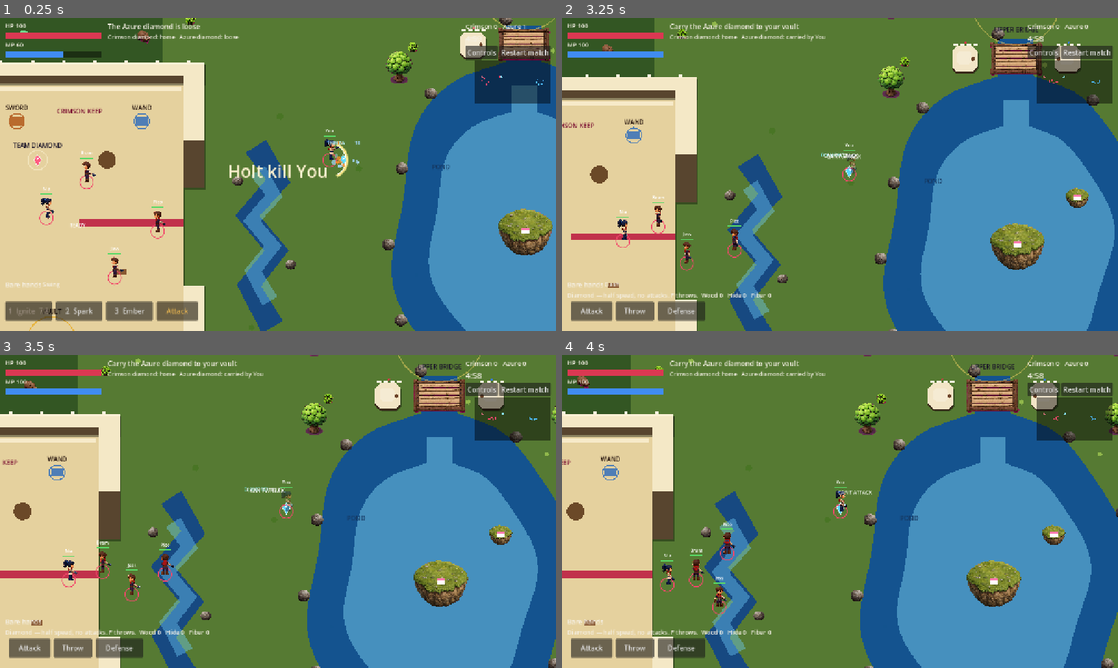
Above: before the commit, frames 1-4 (two rows, left to right).
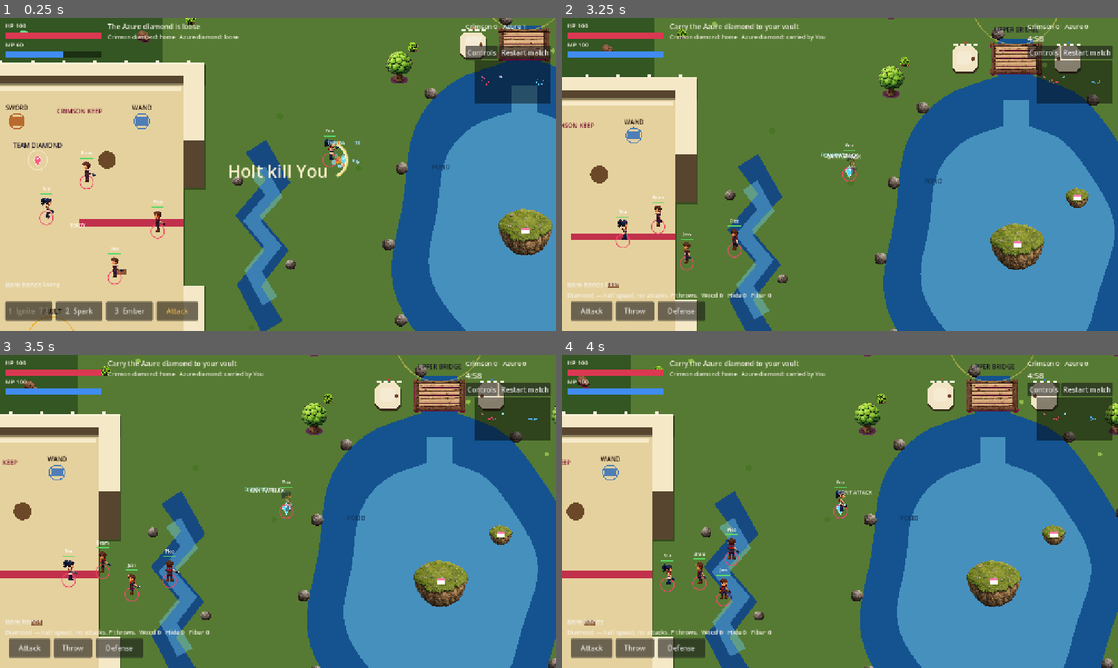
Above: after the commit, the same moments.

Repository: thomakhy025-code/black-forest-godot
Game: Godot game, scene res://scenes/smoke.tscn
Two runs of this game, one before a commit and one after it. Both use one fixed random seed, a clock stepped at 60 frames per second and the inputs below. This scene is started directly instead of the project's main scene.
Inputs (mouse positions are in pixels of both pictures, inside the frame that each line leads up to):
- Up to frame 1 (0.25 s): no input
- Up to frame 2 (3.25 s): click "Restart match" at 0.5 s; click "Restart match" at 1.25 s; click "Restart match" at 2 s; tap Enter at 2.75 s; move the mouse to (962, 158) at 2.77 s; hold D (move_right) from 2.78 s (still down); tap J (attack) at 2.85 s; click (962, 158) at 2.92 s; tap Space (hop) at 3.02 s
- Up to frame 3 (3.5 s): keep holding D (move_right)
- Up to frame 4 (4 s): release D (move_right) at 3.5 s; drag from (728, 527) to (845, 511) at 3.52 s

Frames 1-2 are identical in both runs. In frame 3, 0.2% of the frame differs, in the area x 28-96%, y 19-75%; in frame 4, 0.6%, in the area x 22-96%, y 19-83%.

Commit message:
Send robots around the wall and through the gate so they finish gathering instead of pacing in place.
Co-authored-by: Cursor <cursoragent@cursor.com>

Diff:
--- a/scripts/balance.gd
+++ b/scripts/balance.gd
@@ -127,7 +127,9 @@
 	"isleW": Vector2(38, 24), "isle": Vector2(44.1, 25.2), "isleE": Vector2(50, 26),
 	"sW": Vector2(31, 42.6), "bridgeSW": Vector2(38, 42.6), "bridgeS": Vector2(44, 38.9),
 	"bridgeSE": Vector2(50, 42.6), "sE": Vector2(57, 42.6),
-	"eOut": Vector2(63, 25.5), "eIn": Vector2(74, 25.5), "eDia": Vector2(79, 20), "eVault": Vector2(78, 33)
+	"eOut": Vector2(63, 25.5), "eIn": Vector2(74, 25.5), "eDia": Vector2(79, 20), "eVault": Vector2(78, 33),
+	"eN": Vector2(74, 9.1), "eNE": Vector2(86, 11), "eBack": Vector2(86, 25.5),
+	"eSE": Vector2(86, 39.2), "eS": Vector2(74, 42.6)
 }
 
 const GRAPH := {
@@ -135,9 +137,11 @@
 	"wIn": ["wDia", "wVault", "wOut"],
 	"wOut": ["wIn", "nW", "sW", "isleW"],
 	"nW": ["wOut", "bridgeNW"], "bridgeNW": ["nW", "bridgeN"], "bridgeN": ["bridgeNW", "bridgeNE"],
-	"bridgeNE": ["bridgeN", "nE"], "nE": ["bridgeNE", "eOut"],
+	"bridgeNE": ["bridgeN", "nE"], "nE": ["bridgeNE", "eOut", "eN"],
 	"sW": ["wOut", "bridgeSW"], "bridgeSW": ["sW", "bridgeS"], "bridgeS": ["bridgeSW", "bridgeSE"],
-	"bridgeSE": ["bridgeS", "sE"], "sE": ["bridgeSE", "eOut"],
+	"bridgeSE": ["bridgeS", "sE"], "sE": ["bridgeSE", "eOut", "eS"],
+	"eN": ["nE", "eNE"], "eNE": ["eN", "eBack"], "eBack": ["eNE", "eSE"],
+	"eSE": ["eBack", "eS"], "eS": ["eSE", "sE"],
 	"isleW": ["wOut", "isle"], "isle": ["isleW", "isleE"], "isleE": ["isle", "eOut"],
 	"eOut": ["nE", "sE", "isleE", "eIn"],
 	"eIn": ["eOut", "eDia", "eVault"],
--- a/scripts/match.gd
+++ b/scripts/match.gd
@@ -477,6 +477,25 @@
 		if u.global_position.distance_to(gate) > 0.85:
 			u.bot_corner = ""
 			return gate
+	if not _inside_yard(u.global_position, u.team) and _inside_yard(goal, u.team):
+		var gate_in := _yard_exit(u.team)
+		var hub := _yard_hub(u.team)
+		if u.global_position.distance_to(gate_in) > 2.2 and _walk_clear(u, gate_in):
+			u.bot_corner = ""
+			return gate_in
+		if _walk_clear(u, hub):
+			u.bot_corner = ""
+			return hub
+	if _inside_yard(u.global_position, u.team) and _inside_yard(goal, u.team):
+		# The outside path node is closer than the courtyard, so a fresh path
+		# turns a robot around in the doorway. Stay inside and walk to the goal.
+		u.bot_corner = ""
+		if _walk_clear(u, goal):
+			return goal
+		var hub := _yard_hub(u.team)
+		if u.global_position.distance_to(hub) > 0.8 and _walk_clear(u, hub):
+			return hub
+		return goal
 	if _walk_clear(u, goal):
 		u.bot_corner = ""
 		return goal
@@ -487,41 +506,73 @@
 		var start := _path_start(u)
 		path = Balance.astar(start, goal_id)
 		_steer[u.unit_id] = {"from": start, "to": goal_id, "path": path}
-		u.bot_corner = ""
+		if not path.has(str(u.bot_corner)):
+			u.bot_corner = ""
 	return _follow_path(u, path, goal)
 
 
 func drop_route(u) -> void:
 	_steer.erase(u.unit_id)
+
+
+func _follow_path(u, path: Array, goal: Vector2) -> Vector2:
+	# Stay on one corner until the bot is standing on it and can see the
+	# next one. Leaving early aims through the castle wall, the step fails,
+	# and the robot walks back to the previous corner.
+	if path.is_empty():
+		u.bot_corner = ""
+		return goal
+	var held := str(u.bot_corner)
+	if held == "" or not path.has(held):
+		var best_i := 0
+		var best_cost := 1.0e12
+		var found := false
+		for i in path.size():
+			var candidate: Vector2 = Balance.NODES[str(path[i])]
+			if not _walk_clear(u, candidate):
+				continue
+			var cost: float = u.global_position.distance_to(candidate) + candidate.distance_to(goal)
+			if cost < best_cost:
+				best_cost = cost
+				best_i = i
+				found = true
+		held = str(path[best_i]) if found else str(path[0])
+		u.bot_corner = held
+	var idx: int = path.find(held)
+	var here: Vector2 = Balance.NODES[held]
+	var next_at := here
+	var next_id := held
+	if idx + 1 < path.size():
+		next_id = str(path[idx + 1])
+		next_at = Balance.NODES[next_id]
+	var arrived: bool = u.global_position.distance_to(here) <= 0.7
+	if arrived and next_id != held and _walk_clear(u, next_at):
+		u.bot_corner = next_id
+		return next_at
+	if _walk_clear(u, here):
+		return here
 	u.bot_corner = ""
-
-
-func _follow_path(u, path: Array, goal: Vector2) -> Vector2:
-	var idx := 0
-	var held := str(u.bot_corner)
-	if held != "" and path.has(held):
-		idx = path.find(held)
-		var held_at: Vector2 = Balance.NODES[held]
-		if u.global_position.distance_to(held_at) > 1.2:
-			return held_at
-		idx = mini(idx + 1, path.size() - 1)
-	for i in range(idx, path.size()):
-		var id := str(path[i])
+	var fallback := ""
+	var fallback_cost := 1.0e12
+	for raw in path:
+		var id := str(raw)
 		var n: Vector2 = Balance.NODES[id]
-		if u.global_position.distance_to(n) < 1.2:
-			continue
-		if _walk_clear(u, n):
-			u.bot_corner = id
-			return n
+		if not _walk_clear(u, n):
+			continue
+		var cost: float = u.global_position.distance_to(n) + n.distance_to(goal)
+		if cost < fallback_cost:
+			fallback_cost = cost
+			fallback = id
+	if fallback != "":
+		u.bot_corner = fallback
+		return Balance.NODES[fallback]
 	if _inside_yard(goal, u.team) and not _inside_yard(u.global_position, u.team):
 		u.bot_corner = ""
 		return _outside_flank(u)
-	if idx < path.size():
-		var last := str(path[idx])
-		u.bot_corner = last
-		return Balance.NODES[last]
-	u.bot_corner = ""
-	return goal
+	if _walk_clear(u, goal):
+		u.bot_corner = ""
+		return goal
+	return here
 
 
 func _path_start(u) -> String:
@@ -575,19 +626,54 @@
 	var reach: float = Balance.FIST_RANGE + float(best.get("r", 0.35))
 	if u.global_position.distance_to(center) <= reach:
 		return u.global_position
-	var approach := Vector2.RIGHT if int(u.team) == 0 else Vector2.LEFT
-	return center + approach * clampf(reach * 0.82, 0.55, reach)
+	var gap := clampf(float(best.get("r", 0.35)) + 0.35, 0.55, reach)
+	var prefer := Vector2.RIGHT if int(u.team) == 0 else Vector2.LEFT
+	for side in [prefer, -prefer, Vector2.UP, Vector2.DOWN]:
+		var at: Vector2 = center + side * gap
+		if not blocked_circle(at, float(u.radius) * 0.85, int(u.team)):
+			return at
+	return center + prefer * gap
 
 
 func _walk_clear(u, goal: Vector2) -> bool:
-	if not los(u.global_position, goal, u.team):
+	var origin: Vector2 = u.global_position
+	if _cuts_wall(origin, goal, float(u.radius)):
 		return false
-	var a: Vector2 = u.global_position
-	var step: Vector2 = (goal - a) / 3.0
-	for i in 2:
-		if blocked_circle(a + step * float(i + 1), float(u.radius) * 0.9, u.team):
+	if not los(origin, goal, u.team):
+		return false
+	var step: Vector2 = (goal - origin) / 5.0
+	for i in 4:
+		if blocked_circle(origin + step * float(i + 1), float(u.radius), u.team):
 			return false
 	return true
+
+
+func _cuts_wall(a: Vector2, b: Vector2, radius: float) -> bool:
+	for w in walls:
+		if str(w.get("kind", "")) == "door" and float(w.get("hp", 0.0)) <= 0.0:
+			continue
+		var rect: Rect2 = w["rect"]
+		if _cuts_rect(a, b, rect.grow(radius)):
+			return true
+	return false
+
+
+func _cuts_rect(a: Vector2, b: Vector2, rect: Rect2) -> bool:
+	if rect.has_point(a) or rect.has_point(b):
+		return true
+	var p: Vector2 = rect.position
+	var q: Vector2 = rect.end
+	var top := Vector2(q.x, p.y)
+	var left := Vector2(p.x, q.y)
+	if Geometry2D.segment_intersects_segment(a, b, p, top) != null:
+		return true
+	if Geometry2D.segment_intersects_segment(a, b, top, q) != null:
+		return true
+	if Geometry2D.segment_intersects_segment(a, b, q, left) != null:
+		return true
+	if Geometry2D.segment_intersects_segment(a, b, left, p) != null:
+		return true
+	return false
 
 
 func _inside_yard(pos: Vector2, team: int) -> bool:
@@ -597,6 +683,10 @@
 
 func _yard_exit(team: int) -> Vector2:
 	return Vector2(22.8, 25.5) if team == 0 else Vector2(65.2, 25.5)
+
+
+func _yard_hub(team: int) -> Vector2:
+	return Vector2(14.0, 25.5) if team == 0 else Vector2(74.0, 25.5)
 
 
 func _node_seeing(goal: Vector2, team: int) -> String:
@@ -689,7 +779,8 @@
 		u.bot_stuck = false
 		return fresh
 	var lock = u.bot_lock
-	if not u.bot_stuck and lock is Dictionary and Supply.lock_ok(self, u, lock):
+	if lock is Dictionary and Supply.lock_ok(self, u, lock):
+		u.bot_stuck = false
 		return lock
 	u.bot_stuck = false
 	u.bot_lock = fresh
--- a/scripts/unit.gd
+++ b/scripts/unit.gd
@@ -433,12 +433,12 @@
 	bot_mark_t = 0.4
 	if walking and moved < 0.15:
 		bot_stuck_time += 0.4
-		if bot_stuck_time >= 1.6:
+		if bot_stuck_time >= 1.6 and bot_stuck_time < 2.0 and sim != null and sim.has_method("drop_route"):
+			sim.drop_route(self)
+		if bot_stuck_time >= 8.0:
 			bot_stuck = true
 			bot_lock = null
 			bot_stuck_time = 0.0
-			if sim != null and sim.has_method("drop_route"):
-				sim.drop_route(self)
 	else:
 		bot_stuck_time = 0.0
 
